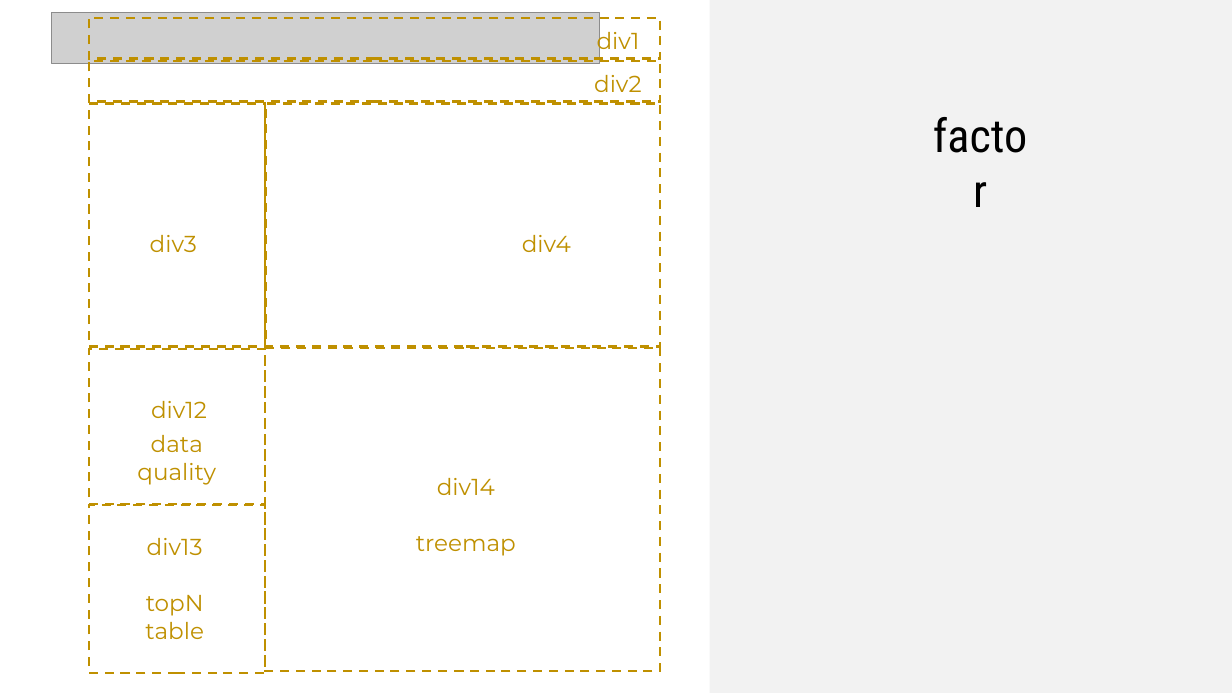
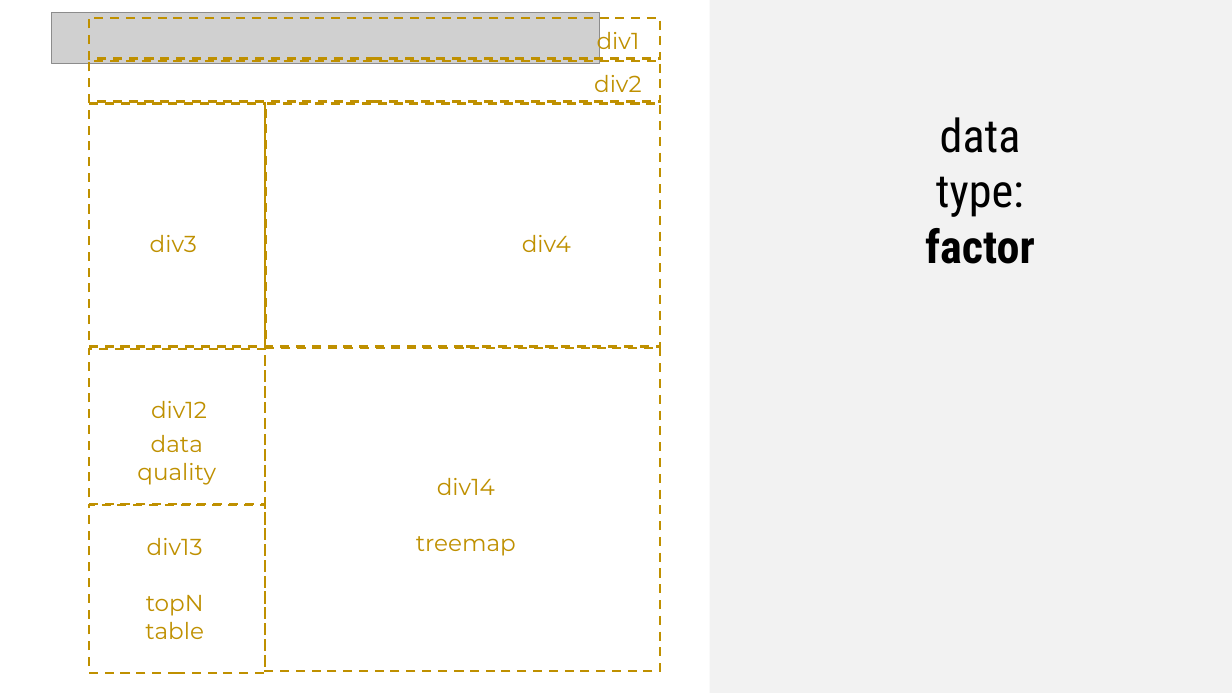
Before and after one commit to UrbanInstitute/datagoodr, a slide deck: slide 12 of pptx/LAYOUTS.pptx (slide 6 before the commit). Drawn at 1232x693 pixels with LibreOffice and Linux fonts; fonts in the diff are those of the drawing; grey boxes stand for pictures. Boxes give left, top, right and bottom in pixels: in the first picture for what was removed or moved away, otherwise in the second. Text is boxed around its words. In the diff, an @@ line names an element or a change of style, - is before the commit and + after.

```diff
--- a/pptx/LAYOUTS.pptx
+++ b/pptx/LAYOUTS.pptx
@@ text "data type:": place and size @@
-text "data type:" at bbox=[921, 102, 1041, 167]
+text "data type:" at bbox=[925, 117, 1035, 264]
@@ text at bbox=[936, 117, 1024, 217]: paragraph added @@
+data type:
@@ text at bbox=[925, 228, 1035, 264]: bold on in "factor" @@
```
Also in this commit, not shown: 6 other slides changed, 8 slides added, 2 slides removed, 27 other files.
